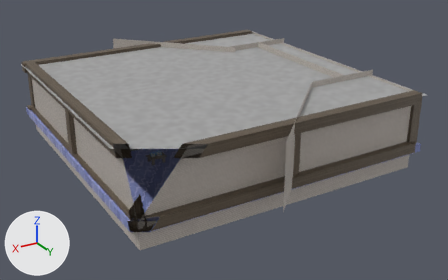
An edit to the glTF model assets/models/level_three.glb, drawn before and after from the same camera.
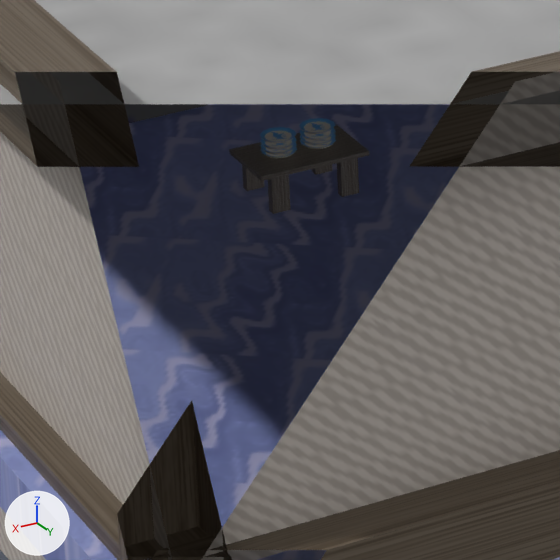
Each version appears first whole from a 50 mm camera at (59.3, 104.9, 48.1) aimed at (-1.5, 3.5, -2.6), and next in a close-up on the part from 25% to 44% of the width and 47% to 78% of the height. Arrows for +X, +Y and +Z are at lower left; the lights stay in place. Everything nearer to the camera than a plane just in front of the edit is cut away. Where no turn or scale is listed for an object, it has been applied to the vertices.

Objects in the first close-up: 'Ceiling.noshadowcast', 'Column.001', 'Column.007', 'Column.011', 'Column.012', 'Column.013', 'Floor', 'Leg.001', 'Leg.002', 'Leg.003', 'OuterWalls', 'Plate.plate.001Group002', 'Plate.plate.002Group002', 'Plate.plate.003Group002', 'Plate.plate.004Group002', 'Plate.plate.005Group002', 'Plate.plate.006Group002', 'Plate.plate.007Group002', 'Plate.plate.008Group002', 'TableTop', 'aquarium'.
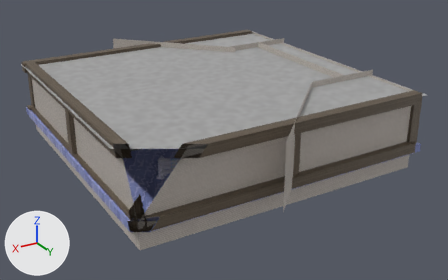
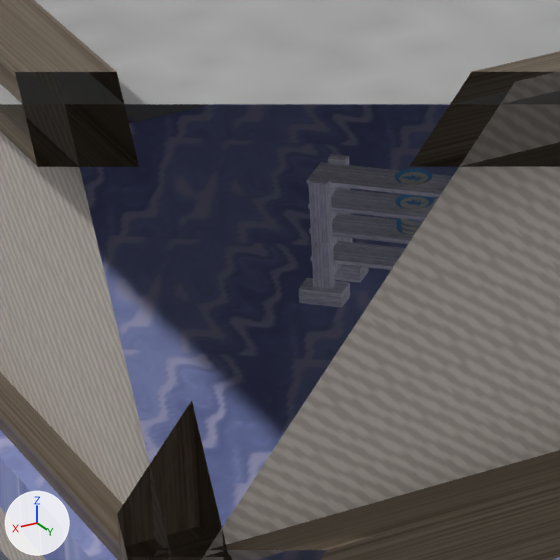
What differs and where, as boxes [x1, y1, x2, y2] in the close-ups (560 x 560 px):
'metalLeft.002', moved (not visible before): after [299, 154, 369, 308]
'TableTop', moved (not visible afterwards): before [229, 124, 369, 181]
'topShelf.002', moved (not visible before): after [307, 162, 453, 198]
'nearTopShelf.002', moved (not visible before): after [308, 189, 438, 221]
'middleShelf.002', moved (not visible before): after [309, 213, 413, 244]
'bottomShelf.002', moved (not visible before): after [310, 241, 405, 270]
'Leg.003', moved (not visible afterwards): before [268, 175, 291, 214]
'Leg.001', moved (not visible afterwards): before [337, 158, 359, 197]
'Plate.plate.002Group007', moved (not visible before): after [395, 169, 433, 186]
'Plate.plate.003Group007', moved (not visible before): after [395, 194, 433, 211]
'Plate.plate.008Group002', moved (not visible afterwards): before [260, 127, 296, 143]
'Plate.plate.004Group002', moved (not visible afterwards): before [299, 118, 335, 134]
'Leg.002', moved (not visible afterwards): before [242, 165, 264, 191]
'Plate.plate.007Group002', moved (not visible afterwards): before [260, 137, 297, 150]
'Plate.plate.003Group002', moved (not visible afterwards): before [299, 128, 336, 140]
'Plate.plate.006Group002', moved (not visible afterwards): before [260, 142, 297, 154]
'Plate.plate.002Group002', moved (not visible afterwards): before [300, 133, 336, 145]
'Plate.plate.006Group007', moved (not visible before): after [396, 218, 423, 227]
'Plate.plate.001Group002', moved (not visible afterwards): before [300, 138, 336, 149]
'Plate.plate.005Group002', moved (not visible afterwards): before [261, 147, 297, 158]
'Plate.plate.005Group007', moved (not visible before): after [396, 221, 419, 232]
'Plate.plate.004Group007', moved (not visible before): after [396, 226, 416, 236]

The change, as a list of edits to the scene's bpy script:
```text
Change ob_leg_001:
    ob_leg_001.location: (17.29, 11.08, 0.0) -> (9.5, 21.8, 0.0)
Change ob_leg_002:
    ob_leg_002.location: (17.29, 11.08, 0.0) -> (9.5, 21.8, 0.0)
Change ob_leg_003:
    ob_leg_003.location: (17.29, 11.08, 0.0) -> (9.5, 21.8, 0.0)
Change ob_tabletop:
    ob_tabletop.location: (17.29, 11.08, 0.02) -> (9.5, 21.8, 0.02)
Change ob_plate_plate_001group002:
    ob_plate_plate_001group002.location: (16.68, 10.99, 1.35) -> (8.88, 21.71, 1.35)
Change ob_plate_plate_002group002:
    ob_plate_plate_002group002.location: (16.68, 10.99, 1.48) -> (8.88, 21.71, 1.48)
Change ob_plate_plate_003group002:
    ob_plate_plate_003group002.location: (16.68, 10.99, 1.62) -> (8.88, 21.71, 1.62)
Change ob_plate_plate_004group002:
    ob_plate_plate_004group002.location: (16.68, 10.99, 1.8) -> (8.88, 21.71, 1.8)
Change ob_plate_plate_005group002:
    ob_plate_plate_005group002.location: (17.86, 10.99, 1.35) -> (10.06, 21.71, 1.35)
Change ob_plate_plate_006group002:
    ob_plate_plate_006group002.location: (17.86, 10.99, 1.48) -> (10.06, 21.71, 1.48)
Change ob_plate_plate_007group002:
    ob_plate_plate_007group002.location: (17.86, 10.99, 1.62) -> (10.06, 21.71, 1.62)
Change ob_plate_plate_008group002:
    ob_plate_plate_008group002.location: (17.86, 10.99, 1.8) -> (10.06, 21.71, 1.8)
Change ob_plate_plate_002group007:
    ob_plate_plate_002group007.location: (7.43, -11.54, 3.5) -> (17.5, 18.61, 3.5)
Change ob_plate_plate_003group007:
    ob_plate_plate_003group007.location: (7.43, -11.54, 2.79) -> (17.5, 18.61, 2.79)
Change ob_plate_plate_004group007:
    ob_plate_plate_004group007.location: (7.43, -11.54, 2.06) -> (17.5, 18.61, 2.06)
Change ob_plate_plate_005group007:
    ob_plate_plate_005group007.location: (7.43, -11.54, 2.19) -> (17.5, 18.61, 2.19)
Change ob_plate_plate_006group007:
    ob_plate_plate_006group007.location: (7.43, -11.54, 2.32) -> (17.5, 18.61, 2.32)
Change ob_bottomshelf_002:
    ob_bottomshelf_002.location: (7.44, -11.54, 0.0) -> (17.5, 18.61, 0.0)
Change ob_metalleft_002:
    ob_metalleft_002.location: (7.44, -11.54, 0.0) -> (17.5, 18.61, 0.0)
Change ob_middleshelf_002:
    ob_middleshelf_002.location: (7.44, -11.54, 0.0) -> (17.5, 18.61, 0.0)
Change ob_neartopshelf_002:
    ob_neartopshelf_002.location: (7.44, -11.54, 0.0) -> (17.5, 18.61, 0.0)
Change ob_topshelf_002:
    ob_topshelf_002.location: (7.44, -11.54, 0.0) -> (17.5, 18.61, 0.0)
```
